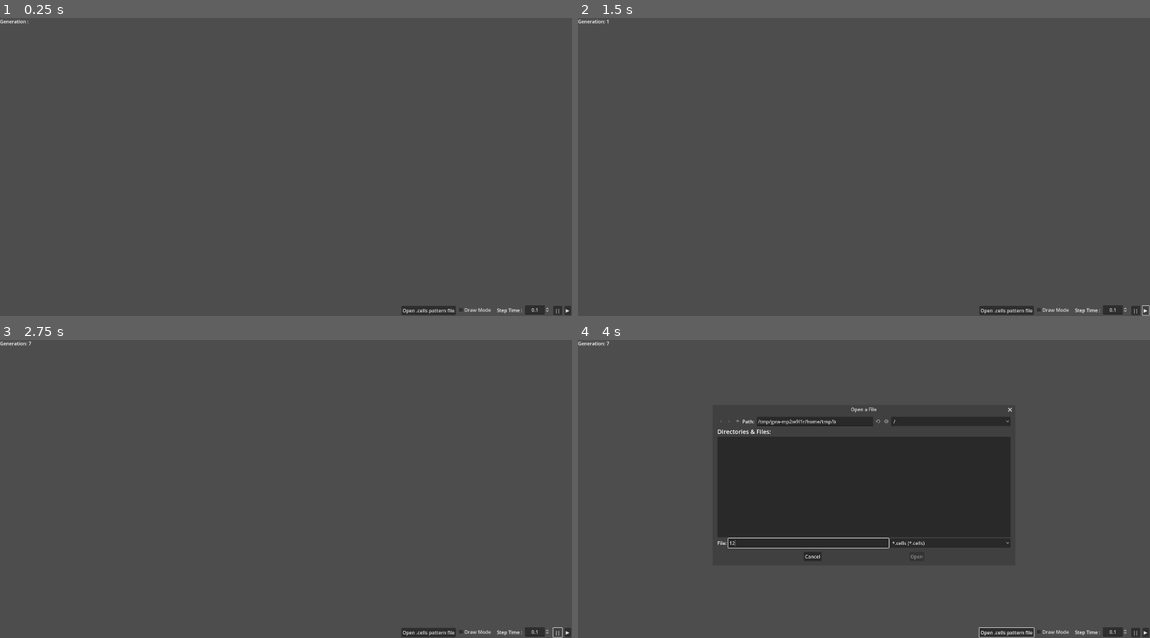
Above: before the commit, frames 1-4 (two rows, left to right).
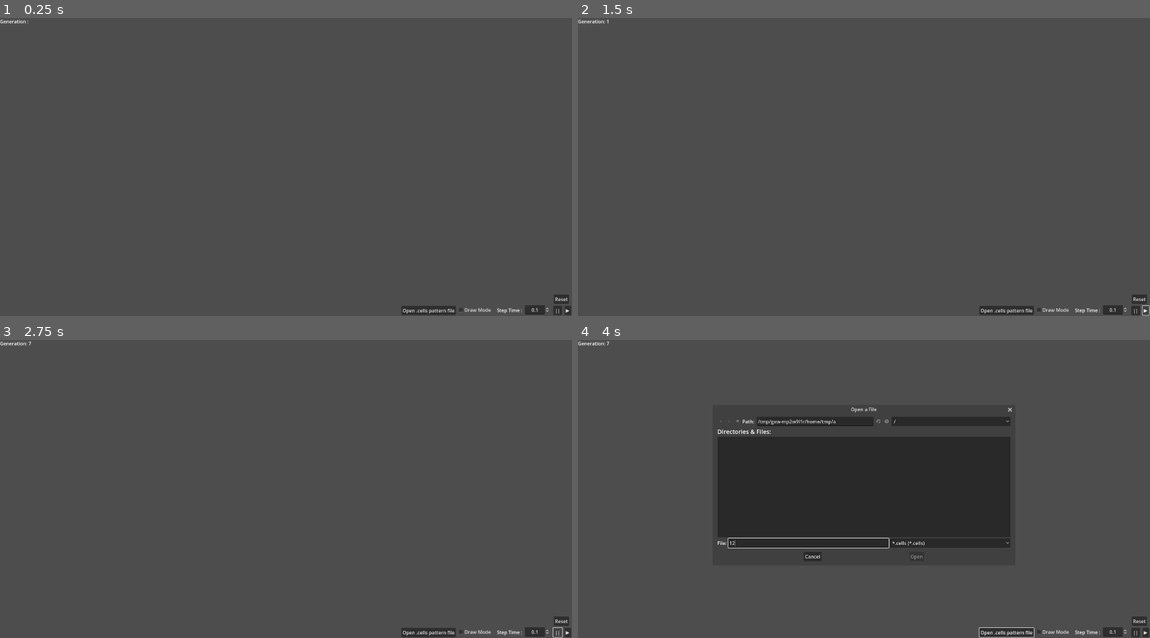
Above: after the commit, the same moments.

Repository: tosmatos/godot_game_of_life
Game: Godot game, scene res://game_of_life.tscn
The game is run twice, just before and just after one commit, with the same random seed, the same clock (stepped at 60 frames per second) and the same inputs.
Inputs (mouse positions are in pixels of both pictures, inside the frame that each line leads up to):
- Up to frame 1 (0.25 s): no input
- Up to frame 2 (1.5 s): click (1138, 298) at 0.5 s, where only the run after the commit has a clickable "Reset"; click "▶" at 1.25 s
- Up to frame 3 (2.75 s): click "||" at 2 s
- Up to frame 4 (4 s): click "Open .cells pattern file" at 2.75 s; click (806, 542) at 3.52 s; type "12" at 3.6 s

The runs differ from the first frame. In frame 1, less than 0.1% of the frame differs, in the area x 96-100%, y 92-96%; in frame 2, less than 0.1%; in frame 3, less than 0.1%; in frame 4, less than 0.1%, in the area x 44-100%, y 26-96%.

Commit message:
Adds reset button

Diff:
--- a/game_of_life.gd
+++ b/game_of_life.gd
@@ -38,12 +38,11 @@
 	$Control/TimeControl.value_changed.connect(func(value): $Timer.wait_time = value)
 
 	$Control/FilePicker.pressed.connect(func(): $Control/FileDialog.visible = true)
-	$Control/FileDialog.file_selected.connect(func(path):
-		chosen_pattern = parser.parse(path)
-		print(chosen_pattern)
-		)
+	$Control/FileDialog.file_selected.connect(func(path): chosen_pattern = parser.parse(path))
 
 	$Control/DrawMode.toggled.connect(func(toggled_on): drawing = toggled_on)
+
+	$Control/Reset.pressed.connect(reset);
 
 func _input(event):
 	if event is InputEventMouseButton:
@@ -58,7 +57,7 @@
 				# Toggle cell on click
 				draw_at_mouse_position()
 			elif chosen_pattern != null:
-				place_pattern(chosen_pattern)
+				place_pattern()
 
 	# Draw while mouse is held down
 	if event is InputEventMouseMotion and drawing and mouse_left_down:
@@ -84,7 +83,7 @@
 			$TileMap.clear_layer(0)  # Clear the entire layer, then redraw existing cells
 			redraw_grid()
 
-func place_pattern(pattern):
+func place_pattern():
 	print("placing pattern")
 	var global_mouse_pos = get_global_mouse_position()
 
@@ -159,6 +158,13 @@
 			if grid[y][x] == 1:
 				$TileMap.set_cell(0, Vector2i(x, y), 0, Vector2i(0, 0))
 
+func reset():
+	$Timer.stop()
+	generation = 0
+	$Control/GenerationLabel.text = "Generation: 0"
+	setup_grid()
+	update_tilemap()
+
 func _on_resized():
 	# Recalculate grid if window is resized
 	var viewport_rect = get_viewport_rect().size
--- a/game_of_life.tscn
+++ b/game_of_life.tscn
@@ -91,9 +91,9 @@
 offset_bottom = 995.0
 grow_horizontal = 0
 grow_vertical = 0
-min_value = 0.1
+min_value = 0.01
 max_value = 5.0
-step = 0.1
+step = 0.01
 value = 0.1
 allow_greater = true
 alignment = 1
@@ -129,3 +129,12 @@
 offset_right = 1652.0
 offset_bottom = 995.0
 text = "Draw Mode"
+
+[node name="Reset" type="Button" parent="Control"]
+layout_mode = 0
+offset_left = 1859.0
+offset_top = 928.0
+offset_right = 1910.0
+offset_bottom = 959.0
+text = "Reset
+"
--- a/plaintext_pattern_parser.gd
+++ b/plaintext_pattern_parser.gd
@@ -1,15 +1,5 @@
 extends Node
 class_name PlaintextPatternParser
-
-
-# Called when the node enters the scene tree for the first time.
-func _ready() -> void:
-	pass # Replace with function body.
-
-
-# Called every frame. 'delta' is the elapsed time since the previous frame.
-func _process(delta: float) -> void:
-	pass
 
 func read_file(file_path: String) -> String:
 	# Check if file exists
